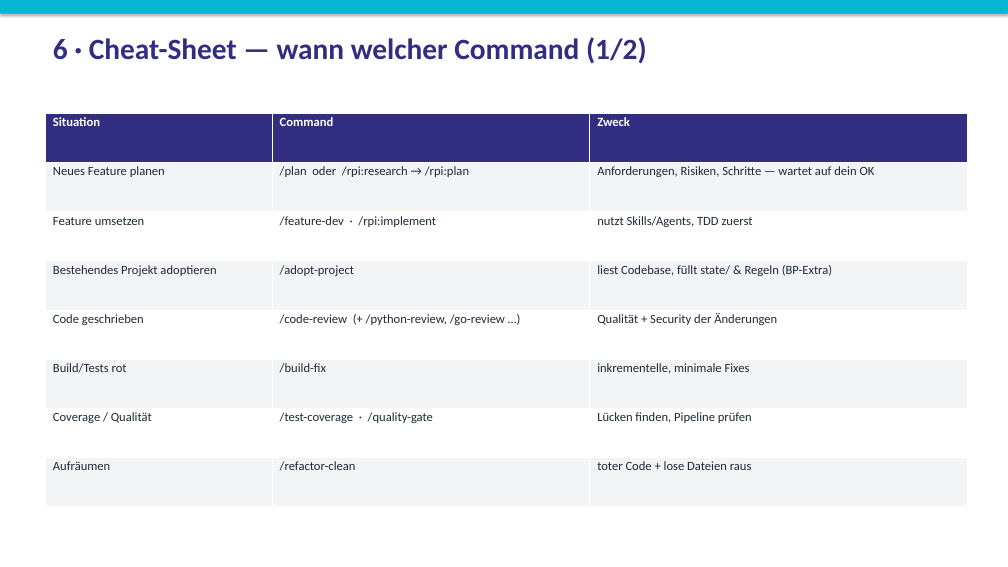
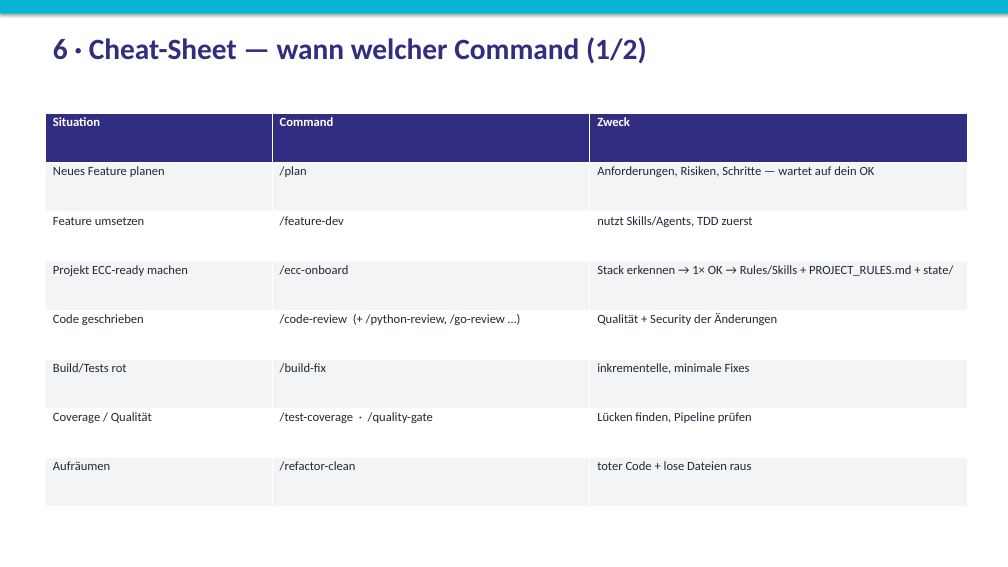
Before and after one commit to Paulee8155/Claude-Code-BestPractice, a slide deck: slide 7 of docs/ECC-Harness-Guide.de.pptx. Drawn at 1008x567 pixels with LibreOffice and Linux fonts; fonts in the diff are those of the drawing. Boxes give left, top, right and bottom in pixels: in the first picture for what was removed or moved away, otherwise in the second. Text is boxed around its words. In the diff, an @@ line names an element or a change of style, - is before the commit and + after.

```diff
--- a/docs/ECC-Harness-Guide.de.pptx
+++ b/docs/ECC-Harness-Guide.de.pptx
@@ table at [45, 113, 968, 507] @@
-row 2, column 2: /plan oder /rpi:research → /rpi:plan
+row 2, column 2: /plan
-row 3, column 2: /feature-dev · /rpi:implement
+row 3, column 2: /feature-dev
-row 4: Bestehendes Projekt adoptieren | /adopt-project | liest Codebase, füllt state/ & Regeln (BP-Extra)
+row 4: Projekt ECC-ready machen | /ecc-onboard | Stack erkennen → 1× OK → Rules/Skills + PROJECT_RULES.md + state/
```
Also in this commit, not shown: 6 other slides changed, 1 slide added, 1 slide removed, 17 other files.
